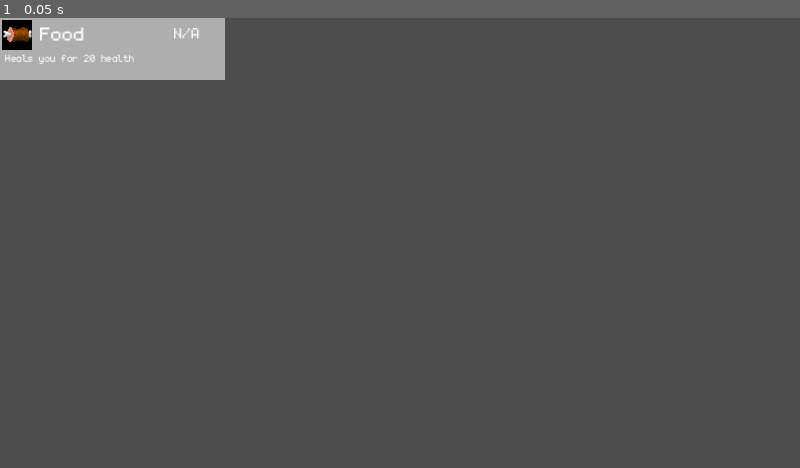
Above: before the commit, frame 1.
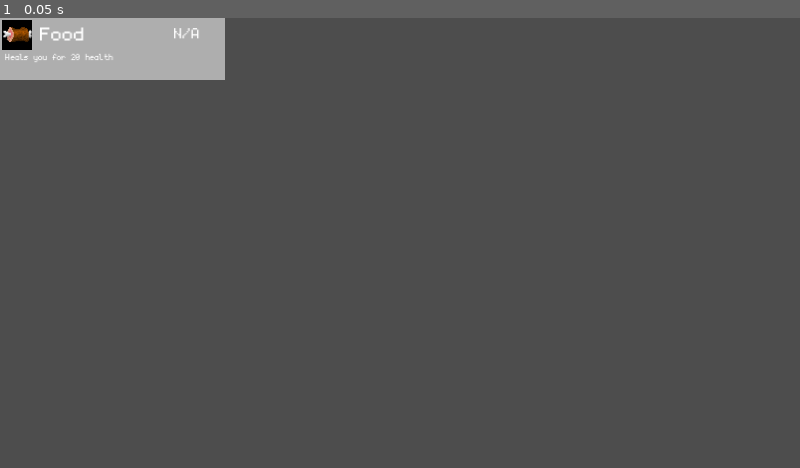
Above: after the commit, the same moment.

Repository: asuujx/andys-adventure
Game: Godot game, scene res://utility/item_option.tscn
The game is run twice, just before and just after one commit, with the same random seed, the same clock (stepped at 60 frames per second) and the same inputs. This scene is started directly instead of the project's main scene.
Inputs:
- Up to frame 1 (0.05 s): no input

The runs differ from the first frame. In frame 1, 0.1% of the frame differs, in the area x 0-17%, y 8-11%.

Commit message:
Decrease item description font size

Diff:
--- a/utility/item_option.tscn
+++ b/utility/item_option.tscn
@@ -46,7 +46,7 @@
 offset_right = 166.0
 offset_bottom = 48.0
 theme_override_fonts/font = ExtResource("3_q3jxh")
-theme_override_font_sizes/font_size = 12
+theme_override_font_sizes/font_size = 10
 text = "Description of item"
 autowrap_mode = 3
 
